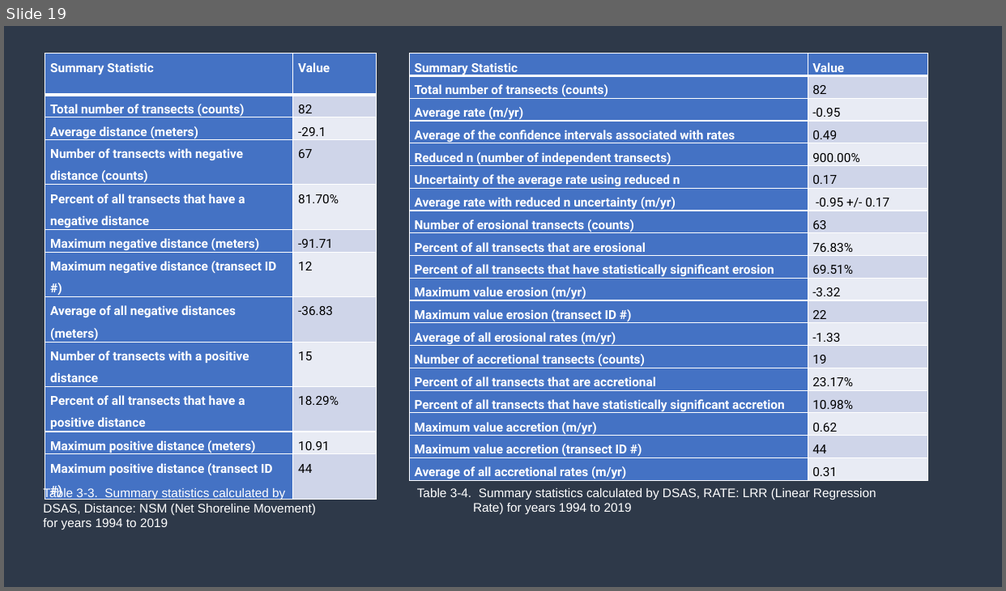
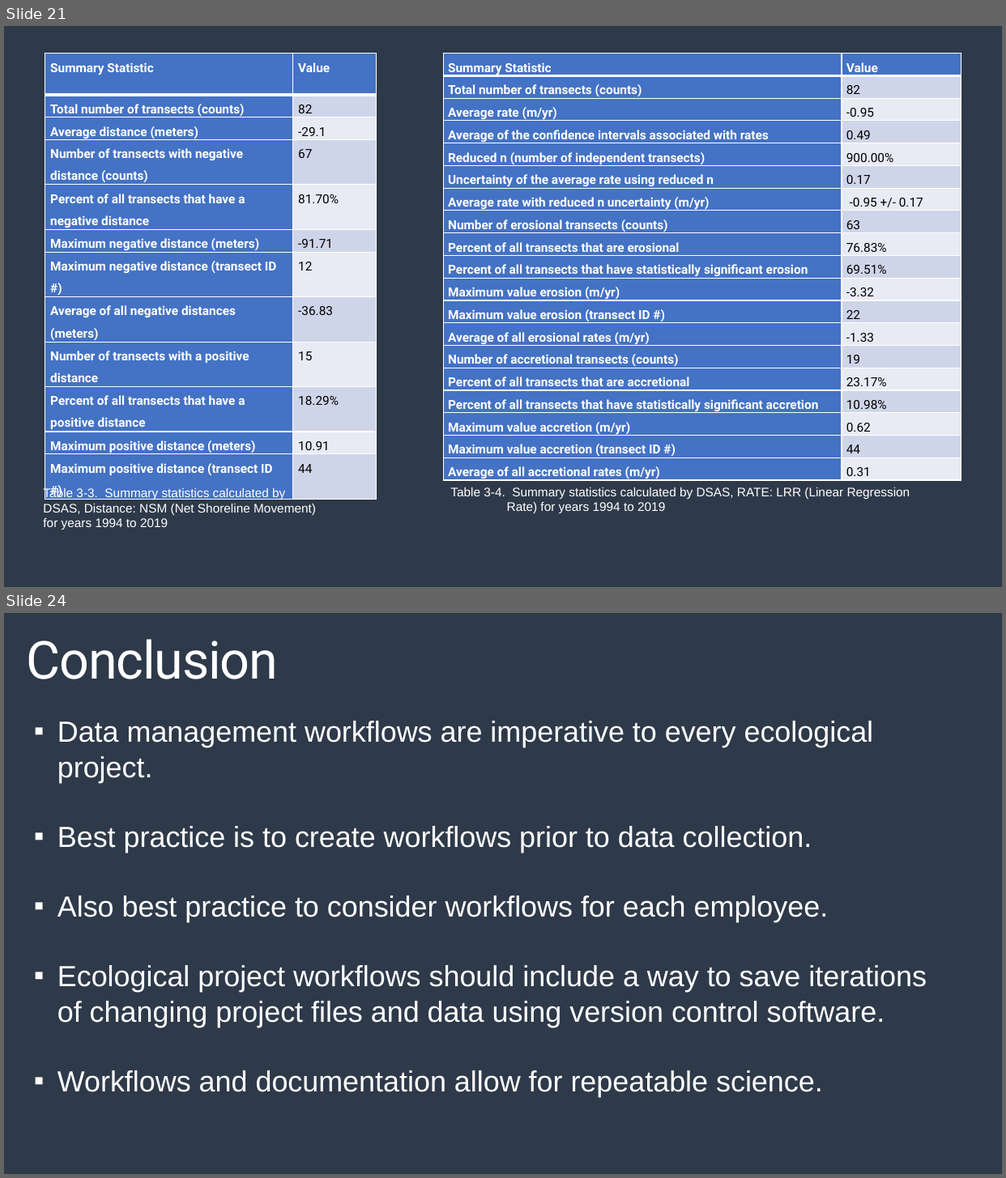
Before and after one commit to melimore86/graduate_courses, a slide deck: graduate_research/defense_moreno.pptx. Shown one above the other, each under a label of ours: slide 19 before the commit, slides 21 and 24 after it; the slides between them are not shown. The pictures are 1006x591 and 1006x1178 pixels, drawn with LibreOffice and Linux fonts; fonts in the diff are those of the drawing. Boxes give left, top, right and bottom in pixels: in the first picture for what was removed or moved away, otherwise in the second. Text is boxed around its words. In the diff, an @@ line names an element or a change of style, - is before the commit and + after.

```diff
--- a/graduate_research/defense_moreno.pptx
+++ b/graduate_research/defense_moreno.pptx
@@ slide 24 added at [4,613,1002,1174], background #1D242E; not listed: 1 template element that a slide beside it also shows @@
@@ title added at [27,639,278,679], 50.4 pt, text #FFFFFF @@
+Conclusion
@@ text added at [57,721,927,1097], 28 pt, text #FFFFFF @@
+▪ Data management workflows are imperative to every ecological project.
+▪ Best practice is to create workflows prior to data collection.
+▪ Also best practice to consider workflows for each employee.
+▪ Ecological project workflows should include a way to save iterations of changing project files and data using version control software.
+▪ Workflows and documentation allow for repeatable science.
@@ what was slide 19 is now slide 21 @@
@@ slide 21 changed as well @@
@@ table: place and size @@
-table at [410,53,928,483]
+table at [444,53,961,484]
@@ text "Table 3-4. Summary statistics calculated ...": place and size @@
-text "Table 3-4. Summary statistics calculated ..." at [417,489,876,514]
+text "Table 3-4. Summary statistics calculated ..." at [450,488,910,514]
```
Also in this commit, not shown: 5 other slides changed, 16 other slides added, 14 slides removed, 2 other files.
